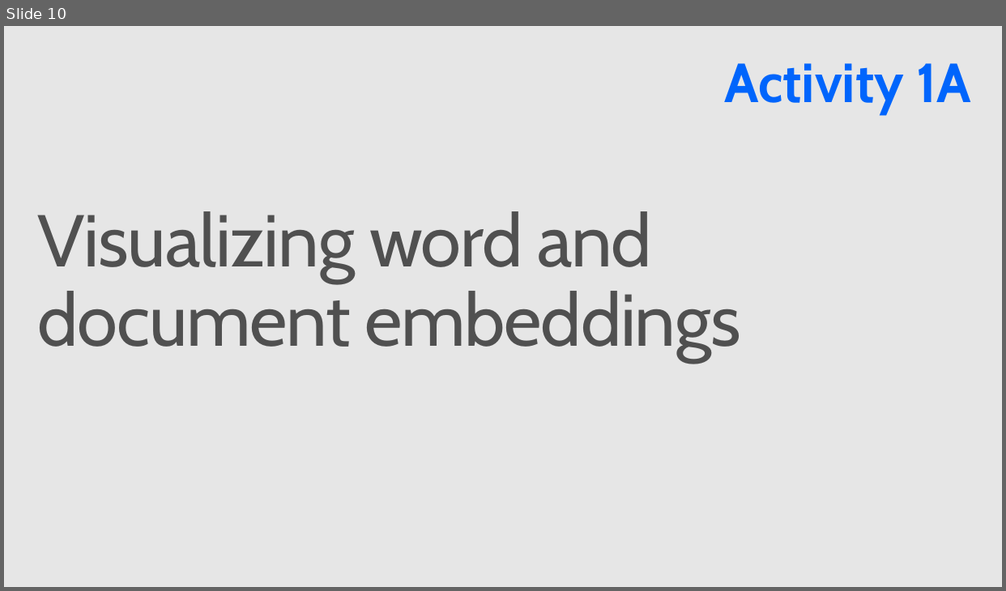
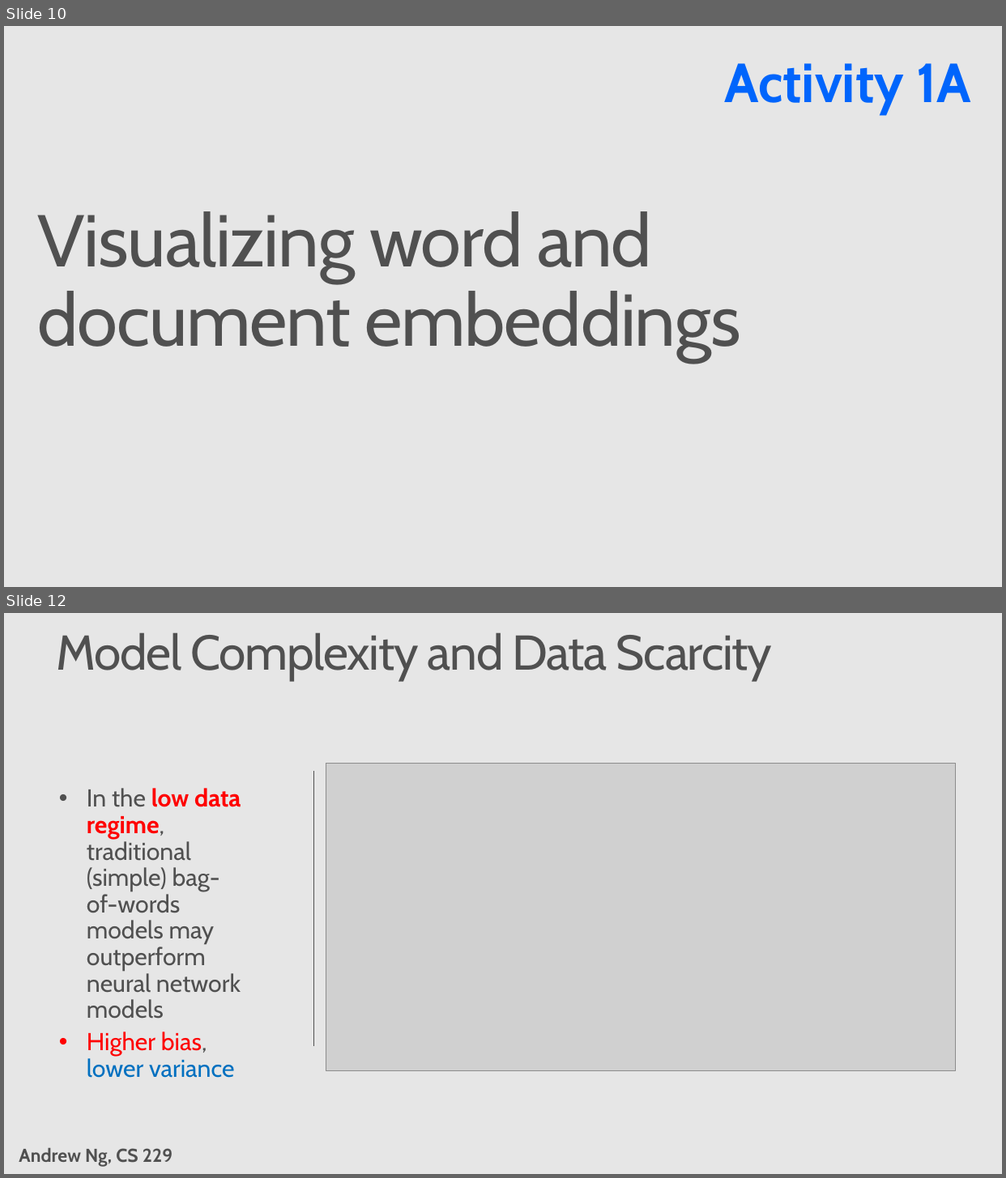
Before and after one commit to Azure/Strata2018, a slide deck: active_learning_workshop.pptx. Shown one above the other, each under a label of ours: slide 10 before the commit, slides 10 and 12 after it; the slides between them are not shown. The pictures are 1006x591 and 1006x1178 pixels, drawn with LibreOffice and Linux fonts; fonts in the diff are those of the drawing; grey boxes stand for pictures; background and template pictures are left out. Boxes give left, top, right and bottom in pixels: in the first picture for what was removed or moved away, otherwise in the second. Text is boxed around its words. In the diff, an @@ line names an element or a change of style, - is before the commit and + after.

```diff
--- a/active_learning_workshop.pptx
+++ b/active_learning_workshop.pptx
@@ slide 12 added at (4,613,1002,1174), background #E6E6E6 @@
@@ title added at (56,632,772,680), 48 pt, text #505050 @@
+Model Complexity and Data Scarcity
@@ line added from (313, 772) to (313, 1046), #505050 0.75 pt @@
@@ picture added at (326,764,955,1071) @@
@@ text added at (87,788,241,1078), 24 pt, text #505050 @@
+• In the low data regime, traditional (simple) bag-of-words models may outperform neural network models
+• Higher bias, lower variance
@@ text added at (19,1148,172,1167), 18.4 pt, text #505050, bold @@
+Andrew Ng, CS 229
```
Also in this commit, not shown: 3 other slides added.
